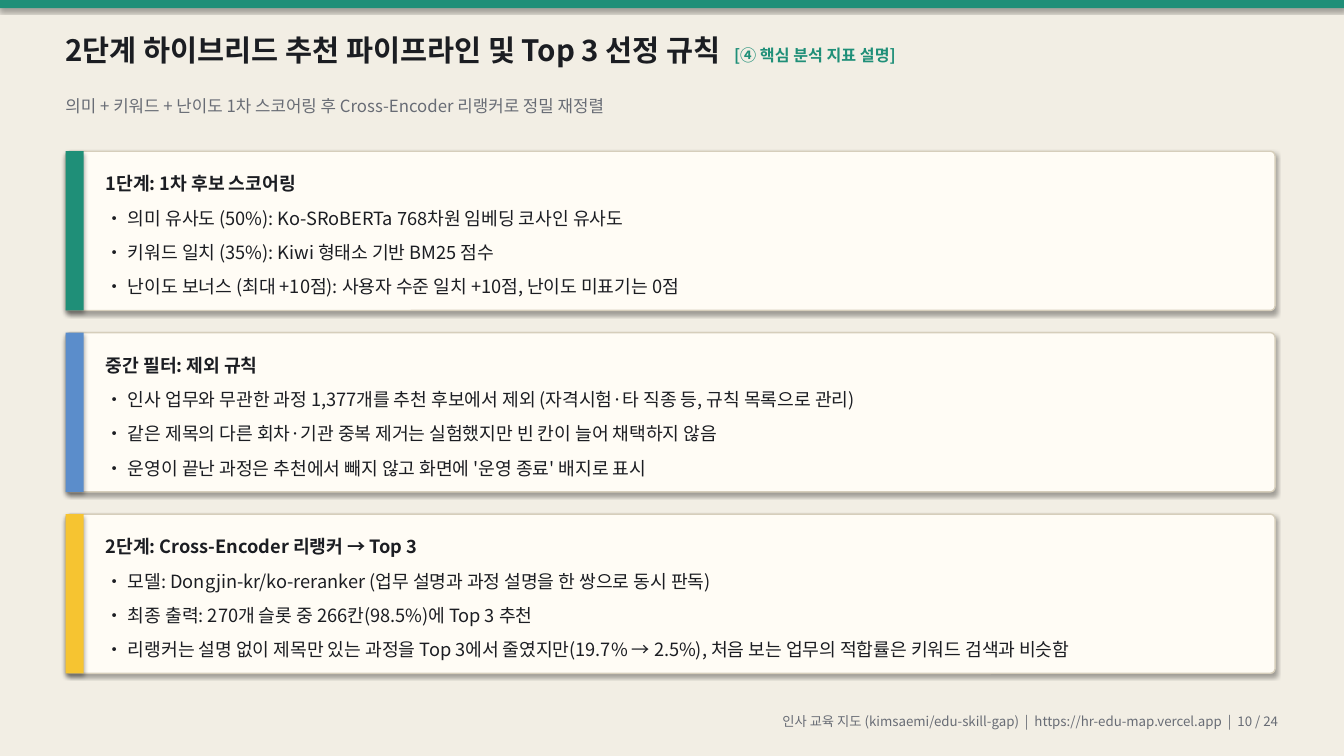
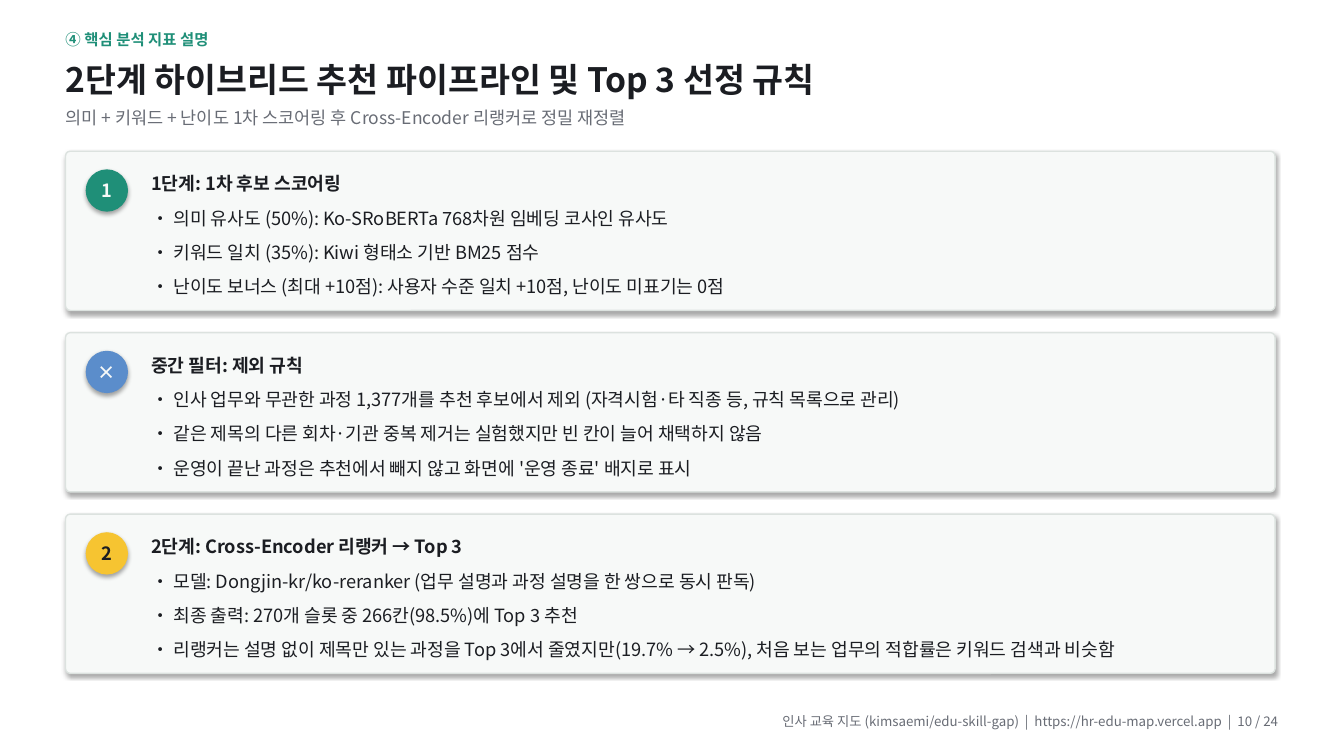
Before and after one commit to kimsaemi/edu-skill-gap, a slide deck: slide 10 of presentation/HR_교육지도_발표.pptx. Drawn at 1344x756 pixels with LibreOffice and Linux fonts; fonts in the diff are those of the drawing. Boxes give left, top, right and bottom in pixels: in the first picture for what was removed or moved away, otherwise in the second. Text is boxed around its words. In the diff, an @@ line names an element or a change of style, - is before the commit and + after.

```diff
--- a/presentation/HR_교육지도_발표.pptx
+++ b/presentation/HR_교육지도_발표.pptx
@@ rectangle at (0,0,1344,756): fill #F2EEE4 to #FFFFFF @@
@@ rectangle removed at (0,0,1344,8) @@
@@ text added at (65,32,208,47), 11 pt, text #1F8F78, bold @@
+④ 핵심 분석 지표 설명
@@ text at (65,63,815,100): text changed; size 21 to 24 pt @@
-2단계 하이브리드 추천 파이프라인 및 Top 3 선정 규칙 [④ 핵심 분석 지표 설명]
+2단계 하이브리드 추천 파이프라인 및 Top 3 선정 규칙
@@ text "의미 + 키워드 + 난이도 ...": place and size @@
-text "의미 + 키워드 + 난이도 ..." at (65,98,604,114)
+text "의미 + 키워드 + 난이도 ..." at (65,109,625,126)
@@ text "의미 + 키워드 + 난이도 ..." at (65,109,625,126): size 12 to 12.5 pt @@
@@ rectangle removed at (66,151,84,311) @@
@@ ellipse added at (86,169,128,212), fill #1F8F78, 13 pt, text #F7F9F8, bold @@
+1
@@ text "1단계: 1차 후보 스코어링": place and size @@
-text "1단계: 1차 후보 스코어링" at (106,174,679,297)
+text "1단계: 1차 후보 스코어링" at (151,174,725,297)
@@ text in ellipse at (86,351,128,393): text added @@
+×
@@ ellipse "×": place and size @@
-ellipse "×" at (66,333,84,492)
+ellipse "×" at (86,351,128,393)
@@ ellipse "×" at (86,351,128,393): rectangle to ellipse @@
@@ text "중간 필터: 제외 규칙": place and size @@
-text "중간 필터: 제외 규칙" at (106,356,855,477)
+text "중간 필터: 제외 규칙" at (151,356,900,477)
@@ fill #FFFCF5 to #F7F9F8; outline #D6CEBB 1 pt to #DCE2DF 1 pt in 3 elements at (66,151,1275,311), (66,333,1275,492), (66,514,1275,674) @@
@@ rectangle removed at (66,514,84,674) @@
@@ ellipse added at (86,532,128,575), fill #F6C431, 13 pt, text #1B1D22, bold @@
+2
@@ text "2단계: Cross-Encoder 리랭커 → Top ...": place and size @@
-text "2단계: Cross-Encoder 리랭커 → Top ..." at (106,537,1070,660)
+text "2단계: Cross-Encoder 리랭커 → Top ..." at (151,537,1115,660)
```
Also in this commit, not shown: 22 other slides changed, 4 other files.
